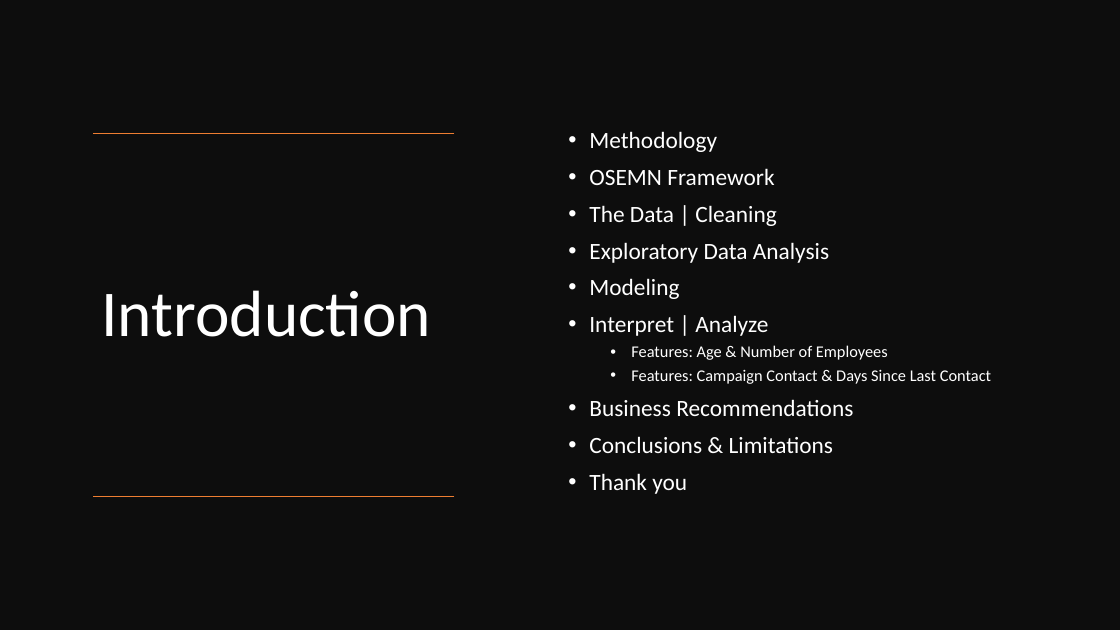
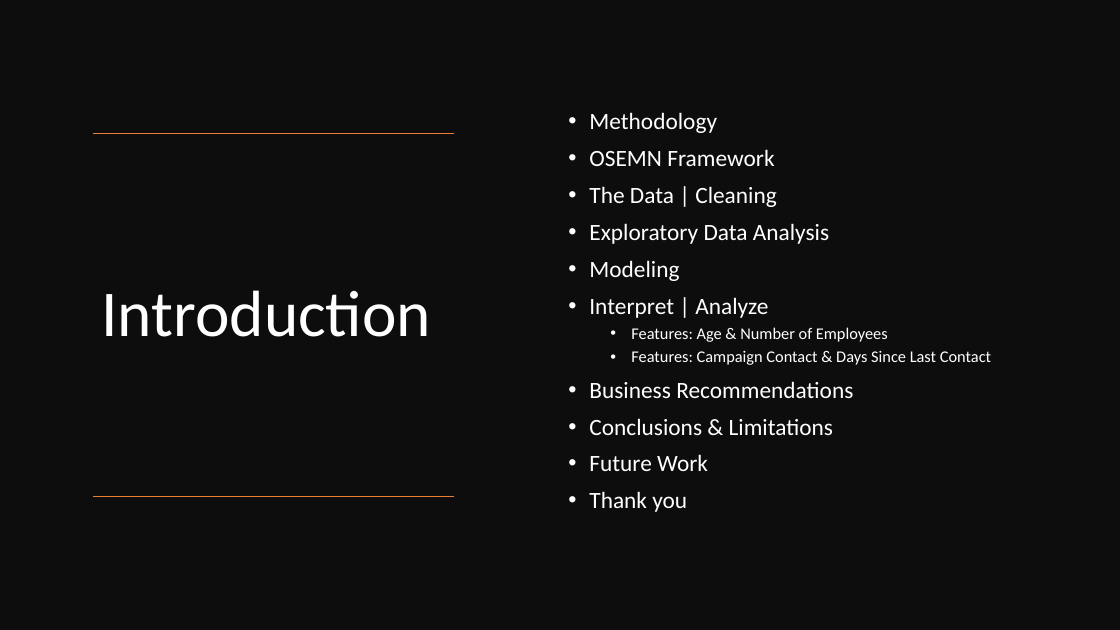
Before and after one commit to miguelangelsantana/Bank-Product-Multi-Model-Classification, a slide deck: slide 2 of powerpoint.pptx. Drawn at 1120x630 pixels with LibreOffice and Linux fonts; fonts in the diff are those of the drawing. Boxes give left, top, right and bottom in pixels: in the first picture for what was removed or moved away, otherwise in the second. Text is boxed around its words. In the diff, an @@ line names an element or a change of style, - is before the commit and + after.

```diff
--- a/powerpoint.pptx
+++ b/powerpoint.pptx
@@ text at (589, 454, 708, 471): paragraph added @@
+• Future Work
```
Also in this commit, not shown: 1 slide added.
